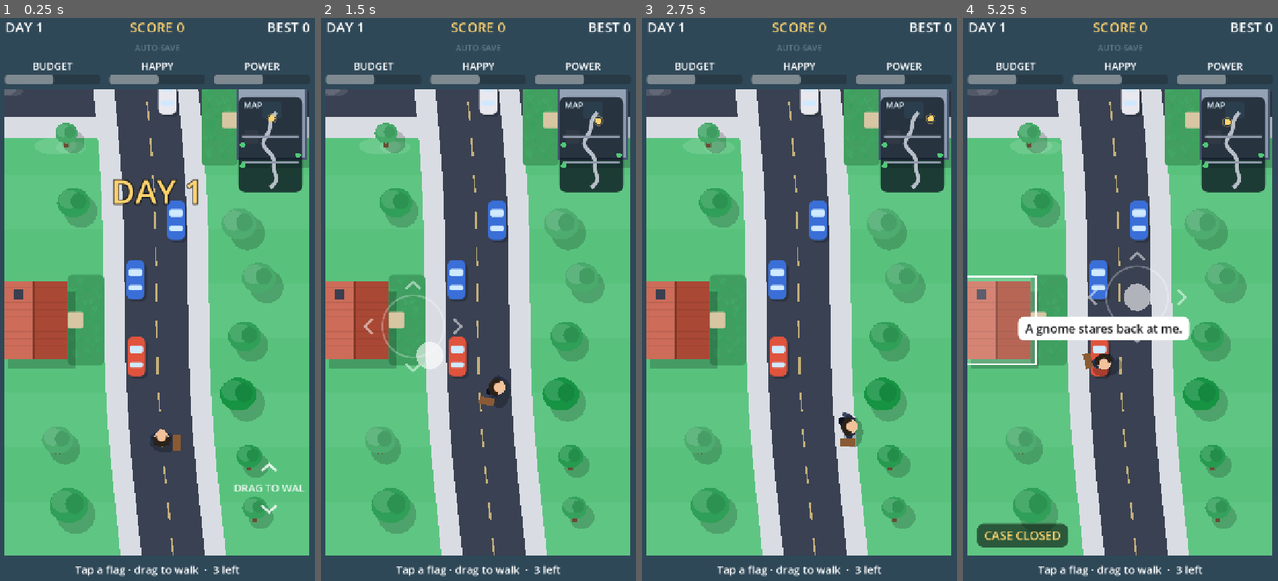
Above: before the commit, frames 1-4 (left to right).
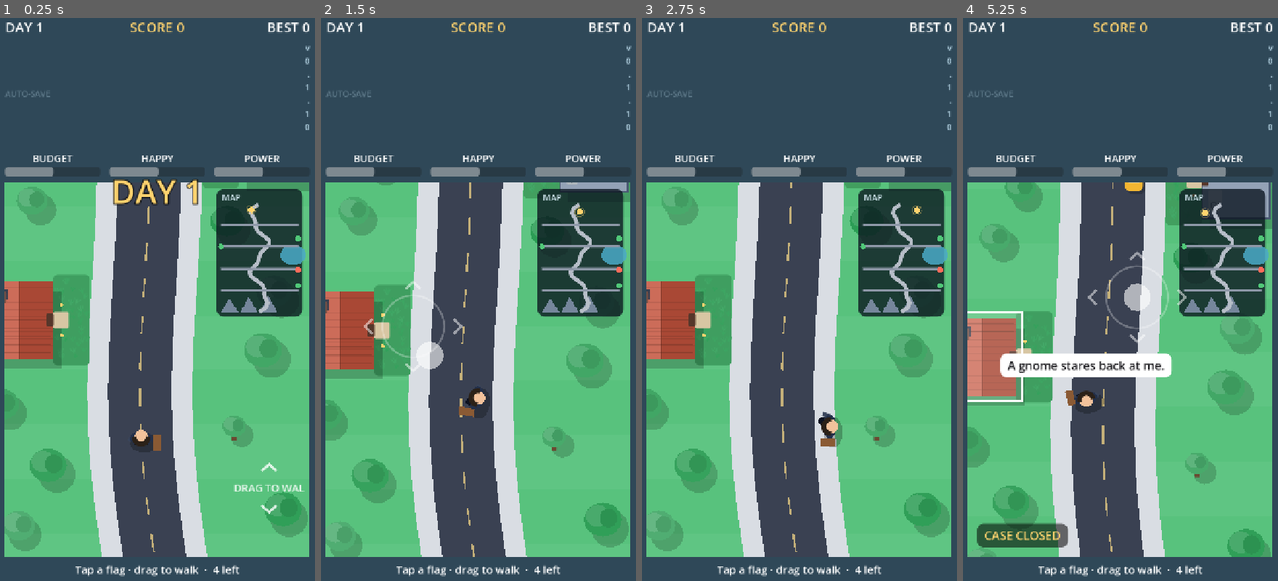
Above: after the commit, the same moments.

Repository: ssnanda/hoagame
Game: Godot game, scene res://scenes/main.tscn
Same seed, same stepped clock (60 frames per second), same inputs: the game is played once before the commit and once after it.
Inputs (mouse positions are in pixels of both pictures, inside the frame that each line leads up to):
- Up to frame 1 (0.25 s): no input
- Up to frame 2 (1.5 s): tap A at 0.5, 1.25 s; drag from (478, 322) to (510, 170) at 0.52 s; drag from (412, 327) to (462, 412) at 1.27 s
- Up to frame 3 (2.75 s): tap A at 2 s; move the mouse to (831, 170) at 2.02 s; hold Right (ui_right) from 2.03 s (still down)
- Up to frame 4 (5.25 s): release Right (ui_right) at 2.75 s; tap A at 2.75, 3.5, 4.25 s; drag from (1104, 412) to (1022, 209) at 2.77 s; move the mouse to (1218, 383) at 3.52 s; hold Left (ui_left) 3.53-4.25 s; tap Enter (ui_accept) at 3.77 s; drag from (1022, 209) to (1070, 153) at 4.27 s; move the mouse to (1136, 299) at 5.02 s; hold Down (ui_down) from 5.03 s (still down); click (1136, 299) at 5.17 s

The runs differ from the first frame. In frame 1, 41% of the frame differs, in the area x 1-99%, y 4-99%; in frame 2, 43%; in frame 3, 41%; in frame 4, 45%.

Commit message:
Release HOA President 0.1.10+11

Diff:
--- a/project.godot
+++ b/project.godot
@@ -11,7 +11,7 @@
 [application]
 
 config/name="HOA President"
-config/version="0.1.9"
+config/version="0.1.10"
 run/main_scene="res://scenes/main.tscn"
 config/features=PackedStringArray("4.7", "Mobile")
 config/icon="res://icon.svg"
--- a/scripts/lawn_game.gd
+++ b/scripts/lawn_game.gd
@@ -35,7 +35,6 @@
 var _reading := 1.0
 var _field: Field
 var _reading_label: Label
-var _lock_btn: Button
 var _verdict_row: HBoxContainer
 var _result: Label
 var _next_btn: Button
@@ -141,7 +140,7 @@
 	box.add_child(_label("LAWN INSPECTION — %s" % who, 24, Color("6b6b6b")))
 	var complaint := _label(OPENERS[randi() % OPENERS.size()], 30, Color("1c1b1f"))
 	box.add_child(complaint)
-	box.add_child(_label("Drag to line the marker up with the tallest blade.", 22, Color("6b6b6b")))
+	box.add_child(_label("Line up the marker, then choose one verdict.", 22, Color("6b6b6b")))
 
 	_field = Field.new()
 	_field.setup(inches)
@@ -152,19 +151,14 @@
 	_reading_label.horizontal_alignment = HORIZONTAL_ALIGNMENT_CENTER
 	box.add_child(_reading_label)
 
-	_lock_btn = _button("LOCK MEASUREMENT")
-	_lock_btn.pressed.connect(_lock)
-	box.add_child(_lock_btn)
-
 	_verdict_row = HBoxContainer.new()
 	_verdict_row.add_theme_constant_override("separation", 16)
-	_verdict_row.hide()
 	box.add_child(_verdict_row)
 	var fine_btn := _button("ISSUE FINE")
 	fine_btn.size_flags_horizontal = Control.SIZE_EXPAND_FILL
 	fine_btn.pressed.connect(_rule.bind(true))
 	_verdict_row.add_child(fine_btn)
-	var slide_btn := _button("LET IT SLIDE")
+	var slide_btn := _button("NO VIOLATION")
 	slide_btn.size_flags_horizontal = Control.SIZE_EXPAND_FILL
 	slide_btn.pressed.connect(_rule.bind(false))
 	_verdict_row.add_child(slide_btn)
@@ -183,16 +177,13 @@
 	_reading_label.text = "Reading: %.1f in" % value
 
 
-func _lock() -> void:
+func _rule(fine: bool) -> void:
+	if _locked:
+		return
 	_locked = true
 	_field.locked = true
 	_field.queue_redraw()
-	_lock_btn.hide()
-	_verdict_row.show()
-	_reading_label.text = "Measured %.1f in (limit %d)" % [_reading, int(LIMIT_IN)]
-
-
-func _rule(fine: bool) -> void:
+	_reading_label.text = "Recorded %.1f in (limit %d)" % [_reading, int(LIMIT_IN)]
 	var violation := inches > LIMIT_IN
 	var correct := fine == violation
 	var precise := absf(_reading - inches) <= 0.6
--- a/scripts/main.gd
+++ b/scripts/main.gd
@@ -6,7 +6,10 @@
 const LAWN_SCRIPT := preload("res://scripts/lawn_game.gd")
 const CARD_SIZE := Vector2(600, 640)
 const STAT_LABELS := {"budget": "BUDGET", "happiness": "HAPPY", "power": "POWER"}
-const RESIDENTS := ["The Hendersons", "Gary & Pam", "Dave, Lot 27", "Linda", "Mr. Okafor", "The Pattersons"]
+const RESIDENTS := [
+	"The Hendersons", "Gary & Pam", "Dave, Lot 27", "Linda", "Mr. Okafor", "The Pattersons",
+	"Priya & Arun", "The Garcias", "Martha, Lot 31", "Coach Williams", "The Chens", "Beth & Her Gnomes",
+]
 
 var _bars: Dictionary = {}
 var _day_label: Label
@@ -14,6 +17,7 @@
 var _best_label: Label
 var _task_label: Label
 var _save_label: Label
+var _version_label: Label
 var _street: Control
 var _margin: MarginContainer
 var _overlay: ColorRect
@@ -65,7 +69,7 @@
 
 
 func _new_day() -> void:
-	var count := mini(3 + (GameState.day - 1) / 4, 5)
+	var count := mini(4 + (GameState.day - 1) / 3, 8)
 	var houses: Array = range(STREET_SCRIPT.HOUSE_COUNT)
 	houses.shuffle()
 	_complaints = {}
@@ -302,9 +306,16 @@
 	_best_label.horizontal_alignment = HORIZONTAL_ALIGNMENT_RIGHT
 	info.add_child(_best_label)
 
-	_save_label = _make_label("AUTO-SAVE", 18, Color("b9d8e8"), true)
+	var meta := HBoxContainer.new()
+	vbox.add_child(meta)
+	_save_label = _make_label("AUTO-SAVE", 18, Color("b9d8e8"), false)
 	_save_label.modulate.a = 0.35
-	vbox.add_child(_save_label)
+	_save_label.size_flags_horizontal = Control.SIZE_EXPAND_FILL
+	meta.add_child(_save_label)
+	var version := str(ProjectSettings.get_setting("application/config/version", "dev"))
+	_version_label = _make_label("v%s" % version, 18, Color("b9d8e8"), false)
+	_version_label.horizontal_alignment = HORIZONTAL_ALIGNMENT_RIGHT
+	meta.add_child(_version_label)
 
 	var stats_row := HBoxContainer.new()
 	stats_row.add_theme_constant_override("separation", 20)
--- a/scripts/street.gd
+++ b/scripts/street.gd
@@ -4,8 +4,8 @@
 
 signal visit(house: int)
 
-const HOUSE_COUNT := 6
-const HOUSE_SPACING := 440.0
+const HOUSE_COUNT := 12
+const HOUSE_SPACING := 390.0
 const HOUSE_MARGIN := 520.0
 const WORLD_H := HOUSE_MARGIN * 2.0 + HOUSE_SPACING * (HOUSE_COUNT - 1)
 const ROAD_HALF := 70.0
@@ -20,8 +20,10 @@
 const TUFTS := 46
 const INCH_PX := 4.5
 const WALKER_K := 1.4
-const JUNCTIONS := [WORLD_H * 0.34, WORLD_H * 0.68]
-const ROOFS := [Color("c4543e"), Color("5b6f8f"), Color("8a6f56"), Color("4f7f6a")]
+const JUNCTIONS := [WORLD_H * 0.2, WORLD_H * 0.4, WORLD_H * 0.61, WORLD_H * 0.81]
+const LAKE_Y := WORLD_H * 0.53
+const MOUNTAIN_Y := 260.0
+const ROOFS := [Color("c4543e"), Color("5b6f8f"), Color("8a6f56"), Color("4f7f6a"), Color("805b73"), Color("b77945")]
 const QUIPS := [
 	"No complaints here. Suspicious.",
 	"Everything's up to code.",
@@ -74,7 +76,8 @@
 	var rng := RandomNumberGenerator.new()
 	rng.seed = 11
 	for i in HOUSE_COUNT:
-		_houses.append({"roof": ROOFS[i % ROOFS.size()], "kind": i % 3})
+		_houses.append({"roof": ROOFS[i % ROOFS.size()], "kind": i % 5,
+				"brick": i % 4 == 0, "solar": i % 5 == 3, "fence": i % 3 == 2})
 		_grass.append(3.0)
 	for j in TUFTS:
 		_tufts.append({"x": rng.randf(), "y": rng.randf(), "h": rng.randf_range(0.6, 1.0), "a": rng.randf_range(-0.3, 0.3)})
@@ -193,7 +196,7 @@
 
 
 func _tap_flag(pos: Vector2) -> bool:
-	if pos.x >= size.x - 158.0 and pos.y <= 226.0:
+	if pos.x >= size.x - 206.0 and pos.y <= 296.0:
 		return true
 	for i in HOUSE_COUNT:
 		var kind: String = _pins.get(i, "")
@@ -312,6 +315,7 @@
 		if k % 2 == 0:
 			draw_rect(Rect2(0, k * 120.0 - _cam, w, 120.0), Color(1, 1, 1, 0.045))
 		k += 1
+	_draw_landmarks(w, h)
 	var road := Color("3a4152").lerp(Color("22263a"), _dusk * 0.6)
 	var walk := Color("d9dde3").lerp(Color("8f8aa8"), _dusk * 0.6)
 	for junction in JUNCTIONS:
@@ -329,6 +333,38 @@
 		var rc := _road_x(wy)
 		draw_line(Vector2(rc, sy), Vector2(_road_x(wy + 40.0), sy + 40.0), Color("ffe08a", 0.7), 4.0)
 		k += 1
+
+
+func _draw_landmarks(w: float, h: float) -> void:
+	var lake_y := LAKE_Y - _cam
+	if lake_y > -300.0 and lake_y < h + 300.0:
+		_ellipse(Vector2(w - 72.0, lake_y), 178.0, 245.0, Color("b8d7b2").lerp(Color("314f55"), _dusk * 0.6))
+		_ellipse(Vector2(w - 64.0, lake_y), 157.0, 224.0, Color("4aa9c7").lerp(Color("25465d"), _dusk * 0.65))
+		for i in 6:
+			var ripple_y := lake_y - 150.0 + i * 58.0
+			draw_arc(Vector2(w - 80.0 + sin(i * 1.7) * 45.0, ripple_y), 22.0 + i * 3.0,
+					0.15, PI - 0.15, 16, Color(0.8, 0.95, 1.0, 0.35), 2.0)
+		# Small neighborhood dock.
+		draw_rect(Rect2(w - 205.0, lake_y - 18.0, 118.0, 36.0), Color("8a6747"))
+		for x in range(int(w - 198.0), int(w - 92.0), 18):
+			draw_line(Vector2(x, lake_y - 16.0), Vector2(x, lake_y + 16.0), Color("b38a60"), 2.0)
+	var mountain_y := MOUNTAIN_Y - _cam
+	if mountain_y > -260.0 and mountain_y < h + 260.0:
+		var back := Color("75869b").lerp(Color("343a57"), _dusk * 0.65)
+		var front := Color("536b64").lerp(Color("27394a"), _dusk * 0.65)
+		for i in 6:
+			var base_x := -80.0 + i * 165.0
+			var peak := Vector2(base_x + 85.0, mountain_y - 145.0 - (i % 3) * 32.0)
+			draw_colored_polygon(PackedVector2Array([
+					Vector2(base_x, mountain_y + 70.0), peak, Vector2(base_x + 190.0, mountain_y + 70.0)]), back)
+			draw_colored_polygon(PackedVector2Array([
+					peak, peak + Vector2(-31.0, 52.0), peak + Vector2(4.0, 39.0), peak + Vector2(34.0, 58.0)]),
+					Color("e8eef2", 0.9))
+		for i in 5:
+			var base_x := -30.0 + i * 190.0
+			draw_colored_polygon(PackedVector2Array([
+					Vector2(base_x, mountain_y + 95.0), Vector2(base_x + 95.0, mountain_y - 70.0),
+					Vector2(base_x + 210.0, mountain_y + 95.0)]), front)
 
 
 func _draw_ambience(w: float, h: float) -> void:
@@ -351,6 +387,8 @@
 			var wing := 5.0 + 4.0 * sin(_time * 8.0 + i)
 			draw_arc(Vector2(bx - 7.0, by), wing, PI, TAU, 8, Color(0.1, 0.15, 0.2, 0.35), 2.0)
 			draw_arc(Vector2(bx + 7.0, by), wing, PI, TAU, 8, Color(0.1, 0.15, 0.2, 0.35), 2.0)
+
+
 func _draw_road_band(left: float, right: float, color: Color, h: float) -> void:
 	var points := PackedVector2Array()
 	var step := 28.0
@@ -408,6 +446,13 @@
 		draw_rect(rect, roof.darkened(0.2), false, 4.0)
 		_rr(Rect2(c.x - 22.0, c.y - 40.0, 44.0, 36.0), Color("9ed2f2").lerp(Color("ffd36e"), _dusk), 6)
 		_rr(Rect2(c.x - 40.0 + 20.0 * -side, c.y + 22.0, 30.0, 30.0), Color("b8bdc8"), 4)
+	elif hs.kind == 4:
+		_rr(rect, Color("ddd1bb").lerp(Color("6f6470"), _dusk * 0.5), 12)
+		draw_colored_polygon(PackedVector2Array([
+				Vector2(rect.position.x - 8.0, c.y - 18.0), Vector2(c.x, rect.position.y - 24.0),
+				Vector2(rect.end.x + 8.0, c.y - 18.0), Vector2(c.x, c.y + 10.0)]), roof)
+		_rr(Rect2(c.x - 49.0, c.y + 26.0, 38.0, 30.0), Color("84b9d5").lerp(Color("ffd36e"), _dusk), 5)
+		_rr(Rect2(c.x + 11.0, c.y + 26.0, 38.0, 30.0), Color("84b9d5").lerp(Color("ffd36e"), _dusk), 5)
 	else:
 		draw_rect(Rect2(rect.position.x, rect.position.y, HOUSE_W * 0.5, HOUSE_D), roof.lightened(0.14))
 		draw_rect(Rect2(c.x, rect.position.y, HOUSE_W * 0.5, HOUSE_D), roof.darkened(0.14))
@@ -417,6 +462,33 @@
 			ry += 16.0
 		draw_line(Vector2(c.x, rect.position.y), Vector2(c.x, rect.end.y), roof.darkened(0.35), 3.0)
 		draw_rect(Rect2(c.x - side * -34.0 - 10.0, rect.position.y + 18.0, 20.0, 22.0), Color("3b3f4f"))
+	if bool(hs.brick):
+		var by := rect.position.y + 12.0
+		while by < rect.end.y:
+			draw_line(Vector2(rect.position.x + 6.0, by), Vector2(rect.end.x - 6.0, by), Color(0.22, 0.12, 0.08, 0.22), 2.0)
+			by += 18.0
+	if bool(hs.solar):
+		for row in 2:
+			for col in 3:
+				var panel := Rect2(c.x - 45.0 + col * 31.0, c.y - 48.0 + row * 27.0, 27.0, 22.0)
+				_rr(panel, Color("16364f"), 2)
+				draw_rect(panel, Color("65a8c9", 0.7), false, 1.5)
+	if bool(hs.fence):
+		var fence_x := inner_x - side * 58.0
+		for fy in range(int(c.y - 78.0), int(c.y + 88.0), 22):
+			draw_line(Vector2(fence_x, fy), Vector2(fence_x, fy + 14.0), Color("efe0bd"), 5.0)
+		draw_line(Vector2(fence_x, c.y - 72.0), Vector2(fence_x, c.y + 82.0), Color("cbb995"), 2.0)
+	# Door, walkway lamps, and foundation details keep each home readable from above.
+	var door := Rect2(c.x - side * (HOUSE_W * 0.5 - 7.0) - 8.0, c.y - 14.0, 16.0, 28.0)
+	_rr(door, Color("56372b"), 3)
+	for lamp_y in [-34.0, 34.0]:
+		draw_circle(Vector2(inner_x - side * 18.0, c.y + lamp_y), 4.0, Color("ffd36e"))
+	# Chimneys and air-conditioning units vary the roofline.
+	if i % 2 == 0:
+		_rr(Rect2(c.x + side * 38.0 - 9.0, c.y - 63.0, 18.0, 26.0), Color("765044"), 3)
+	else:
+		_rr(Rect2(c.x - side * 48.0 - 12.0, c.y + 45.0, 24.0, 24.0), Color("aeb6bc"), 4)
+		draw_circle(Vector2(c.x - side * 48.0, c.y + 57.0), 7.0, Color("6e7880"), false, 2.0)
 	if _dusk > 0.05:
 		_ellipse(c + Vector2(side * 30.0, 30.0), 20.0, 16.0, Color("ffd36e", 0.55 * _dusk))
 	if hs.kind == 2:
@@ -511,7 +583,7 @@
 
 func _draw_ui(w: float, h: float) -> void:
 	var font := ThemeDB.fallback_font
-	_draw_map(Rect2(w - 158.0, 16.0, 142.0, 210.0))
+	_draw_map(Rect2(w - 206.0, 16.0, 190.0, 280.0))
 	if _dragging:
 		var knob := _anchor + (_finger - _anchor).limit_length(STICK_RANGE)
 		draw_arc(_anchor, STICK_RANGE * 0.62, 0.0, TAU, 40, Color(1, 1, 1, 0.28), 4.0, true)
@@ -546,6 +618,14 @@
 	draw_string(ThemeDB.fallback_font, rect.position + Vector2(12.0, 25.0), "MAP",
 			HORIZONTAL_ALIGNMENT_LEFT, -1, 18, Color("d8edf6"))
 	var inner := Rect2(rect.position + Vector2(10.0, 34.0), rect.size - Vector2(20.0, 44.0))
+	var lake_my := inner.position.y + (1.0 - LAKE_Y / WORLD_H) * inner.size.y
+	_ellipse(Vector2(inner.end.x - 11.0, lake_my), 28.0, 22.0, Color("4aa9c7", 0.85))
+	var mountain_my := inner.position.y + (1.0 - MOUNTAIN_Y / WORLD_H) * inner.size.y
+	for i in 3:
+		var mx := inner.position.x + 18.0 + i * 43.0
+		draw_colored_polygon(PackedVector2Array([
+				Vector2(mx - 18.0, mountain_my + 12.0), Vector2(mx, mountain_my - 18.0 - i * 3.0),
+				Vector2(mx + 20.0, mountain_my + 12.0)]), Color("75869b"))
 	var route := PackedVector2Array()
 	for i in 25:
 		var wy := WORLD_H * float(i) / 24.0
Not shown, changed: export_presets.cfg
Not shown, changed: VERSION
